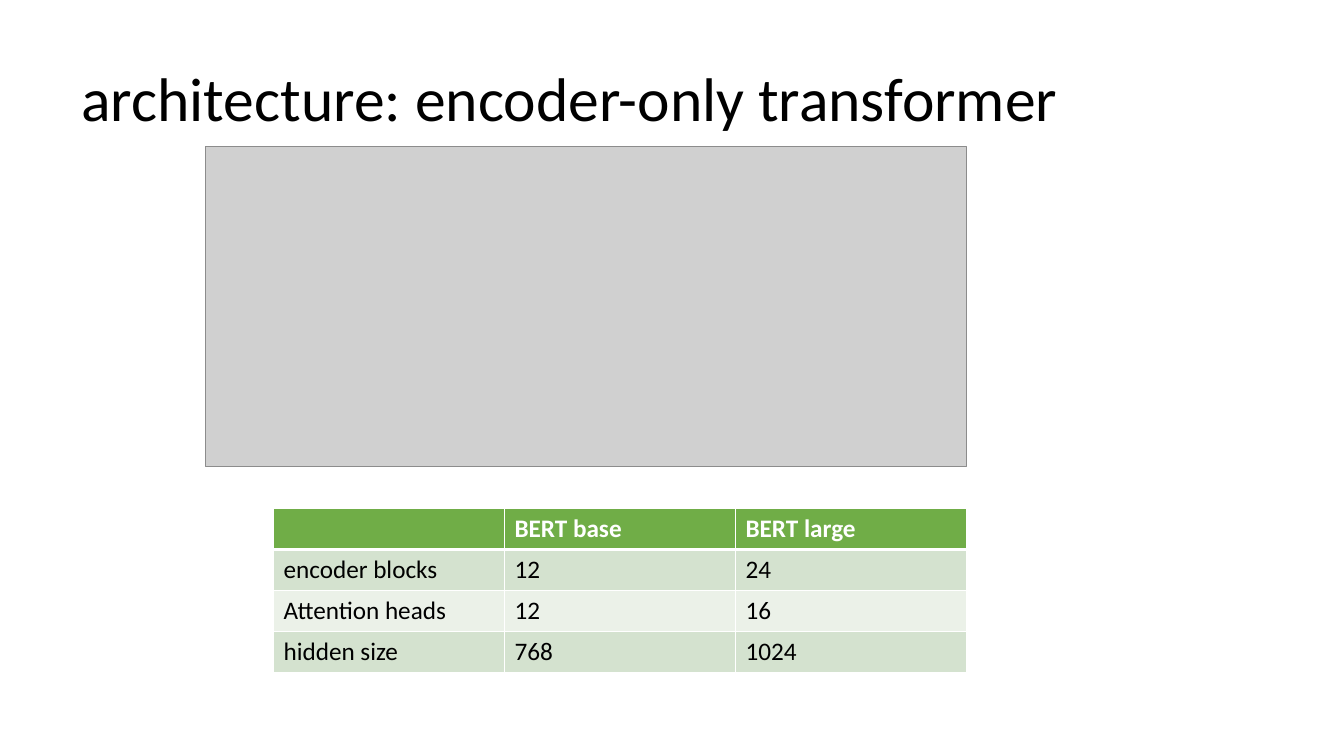
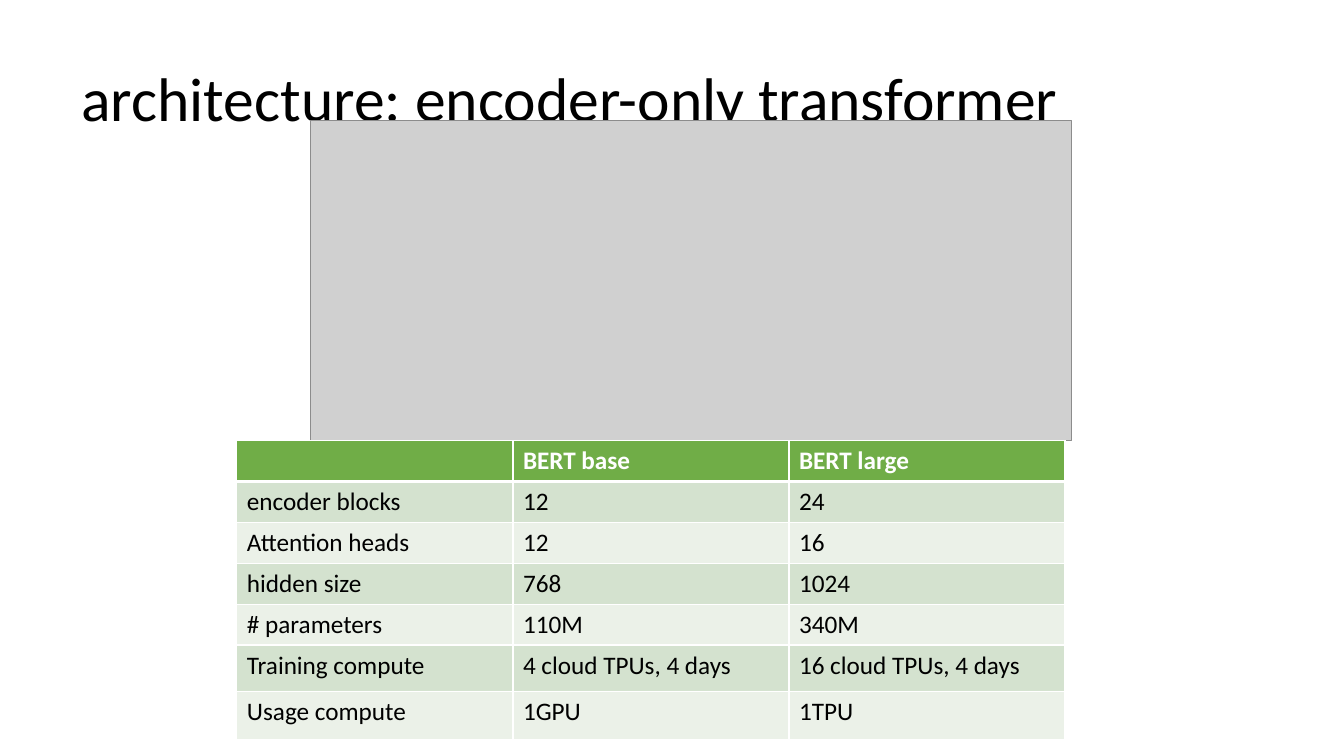
Before and after one commit to Flora-love-cat/CPSC552, a slide deck: slide 4 of lecture/18BERT.pptx. Drawn at 1344x756 pixels with LibreOffice and Linux fonts; fonts in the diff are those of the drawing; grey boxes stand for pictures. Boxes give left, top, right and bottom in pixels: in the first picture for what was removed or moved away, otherwise in the second. Text is boxed around its words. In the diff, an @@ line names an element or a change of style, - is before the commit and + after.

```diff
--- a/lecture/18BERT.pptx
+++ b/lecture/18BERT.pptx
@@ picture: place and size @@
-picture at box(206, 146, 967, 466)
+picture at box(311, 121, 1072, 441)
@@ table at box(237, 441, 1066, 756) @@
+row 5: # parameters | 110M | 340M
+row 6: Training compute | 4 cloud TPUs, 4 days | 16 cloud TPUs, 4 days
+row 7: Usage compute | 1GPU | 1TPU
@@ table: place and size @@
-table at box(273, 509, 966, 673)
+table at box(237, 441, 1066, 756)
```
Also in this commit, not shown: 3 other slides changed, 1 slide added, 44 other files.
